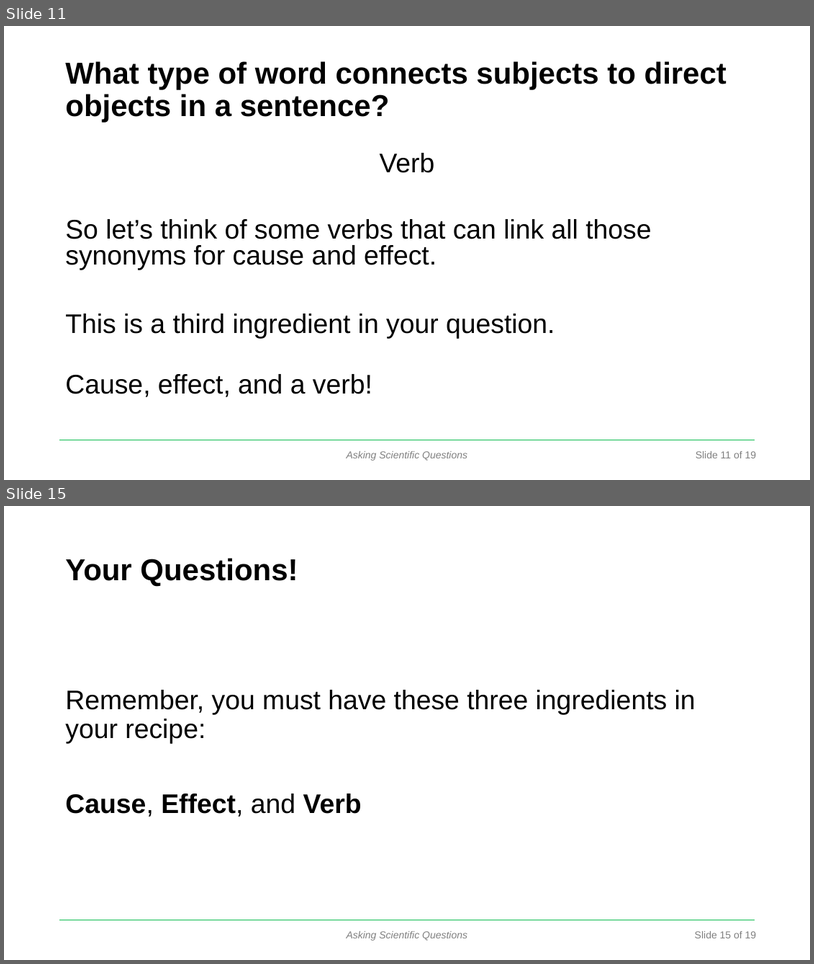
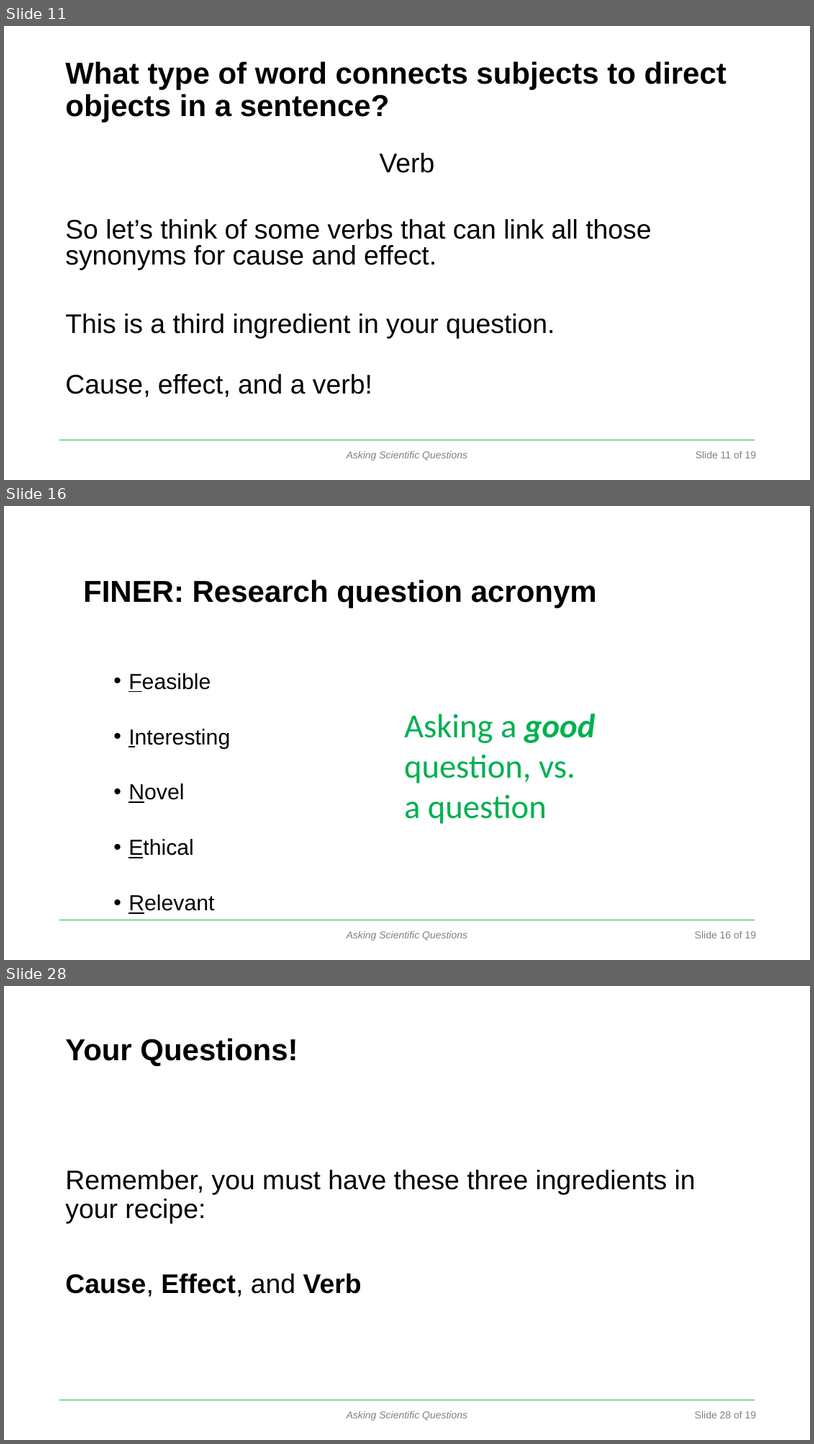
Before and after one commit to DataInvestigations/class_materials, a slide deck: lectures/le2_ask a question lecture/AskingQuestions-ppt-act.pptx. Shown one above the other, each under a label of ours: slides 11 and 15 before the commit, slides 11, 16 and 28 after it; the slides between them are not shown. The pictures are 814x964 and 814x1444 pixels, drawn with LibreOffice and Linux fonts; fonts in the diff are those of the drawing; background and template pictures are left out. Boxes give left, top, right and bottom in pixels: in the first picture for what was removed or moved away, otherwise in the second. Text is boxed around its words. In the diff, an @@ line names an element or a change of style, - is before the commit and + after.

```diff
--- a/lectures/le2_ask a question lecture/AskingQuestions-ppt-act.pptx
+++ b/lectures/le2_ask a question lecture/AskingQuestions-ppt-act.pptx
@@ slide 16 added at (4,506,810,960), background #FFFFFF; not listed: 3 template elements that a slide beside it also shows @@
@@ title added at (83,579,597,608), 36 pt, text #000000, bold @@
+FINER: Research question acronym
@@ text added at (129,673,230,914), 25.9 pt, text #000000 @@
+• Feasible
+• Interesting
+• Novel
+• Ethical
+• Relevant
@@ text added at (404,713,595,824), 40 pt, text #00B050 @@
+Asking a good question, vs.
+a question
@@ what was slide 15 is now slide 28 @@
@@ text at (695,1411,757,1418): text changed @@
-Slide 15 of 19
+Slide 28 of 19
```
Also in this commit, not shown: 1 slide changed, 12 other slides added, 39 other files.
